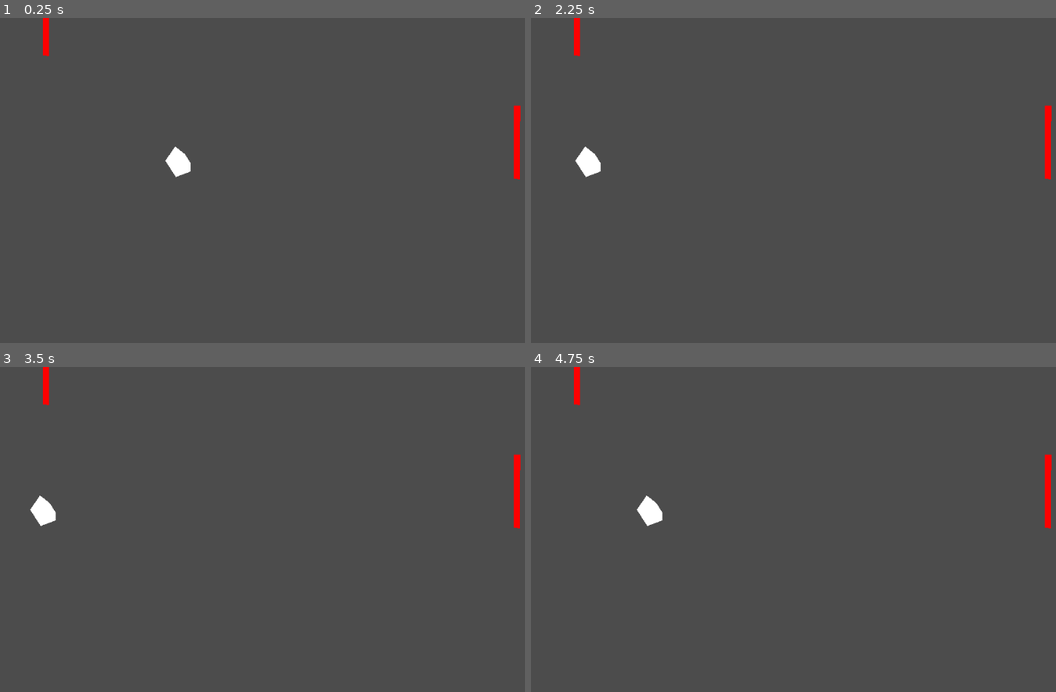
Above: before the commit, frames 1-4 (two rows, left to right).
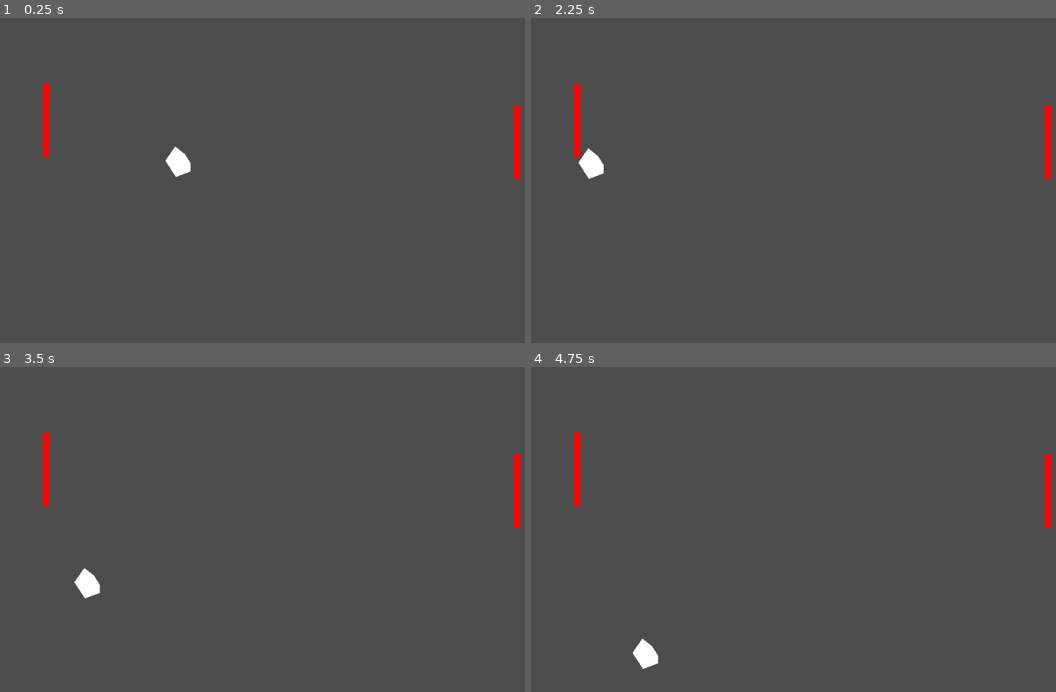
Above: after the commit, the same moments.

Repository: aqk/2d-lighting
Game: Godot game, scene res://game.tscn
Same seed, same stepped clock (60 frames per second), same inputs: the game is played once before the commit and once after it. This scene is started directly instead of the project's main scene.
Inputs:
- Up to frame 1 (0.25 s): no input
- Up to frame 2 (2.25 s): no input
- Up to frame 3 (3.5 s): no input
- Up to frame 4 (4.75 s): no input

The runs differ from the first frame. In frame 1, 0.4% of the frame differs, in the area x 8-10%, y 0-43%; in frame 2, 0.6%; in frame 3, 1.0%; in frame 4, 1.0%, in the area x 8-26%, y 0-93%.

Commit message:
paddle control

Diff:
--- a/prong/Network.gd
+++ b/prong/Network.gd
@@ -25,9 +25,16 @@
 	if get_tree().get_rpc_sender_id() != 1:
 		return
 	start_game()
+	$"../../game/".connect("mouse_pos", self, "_client_mouse_pos")
 
 remote func set_ball_state(velocity, position):
 	$"../../game/ball".set_ball_state(velocity, position)
+
+remote func set_client_paddle(y):
+	$"../../game".set_client_mouse_pos(y)
+
+remote func set_server_paddle(y):
+	$"../../game".set_server_mouse_pos(y)
 
 #    -------------  LOCAL CODE
 # Called when the node enters the scene tree for the first time.
@@ -52,6 +59,17 @@
 	for ch in game_scene.get_children():
 		if ch.name == "ball":
 			ch.connect("ball_state", self, "_send_ball_state")
+		game_scene.connect("mouse_pos", self, "_send_server_mouse_pos")
+
+func _send_server_mouse_pos(y):
+	for user in player_info:
+		rpc_id(user, "set_server_paddle", y)
+	$"../../game".set_server_mouse_pos(y)
+
+func _client_mouse_pos(y):
+	for user in player_info:
+		rpc_id(user, "set_client_paddle", y)
+	$"../../game".set_client_mouse_pos(y)
 
 func _send_ball_state(velocity, position):
 	for user in player_info:
--- a/prong/Paddle.gd
+++ b/prong/Paddle.gd
@@ -1,5 +1,4 @@
 extends Node2D
-
 
 # Declare member variables here. Examples:
 # var a = 2
--- a/prong/main.gd
+++ b/prong/main.gd
@@ -1,20 +1,25 @@
 extends Node2D
 
+signal mouse_pos(y)
 
 # Declare member variables here. Examples:
 # var a = 2
 # var b = "text"
-var new_position
 
 # Called when the node enters the scene tree for the first time.
 func _ready():
-	new_position = position
+	pass
 
 func _input(event):
 	if event is InputEventMouse:
-		new_position = event.global_position
+		emit_signal("mouse_pos", event.global_position.y)
+
+func set_server_mouse_pos(y):
+	$Paddle2.position.y = y
+
+func set_client_mouse_pos(y):
+	$Paddle2.position.y = y
 
 # Called every frame. 'delta' is the elapsed time since the previous frame.
 func _process(delta):
-	#$Paddle/KinematicBody2D.move_and_slide(Vector2(0, new_position.y-position.y))
-	$Paddle.position = Vector2($Paddle.position.x, new_position.y)
+	pass
